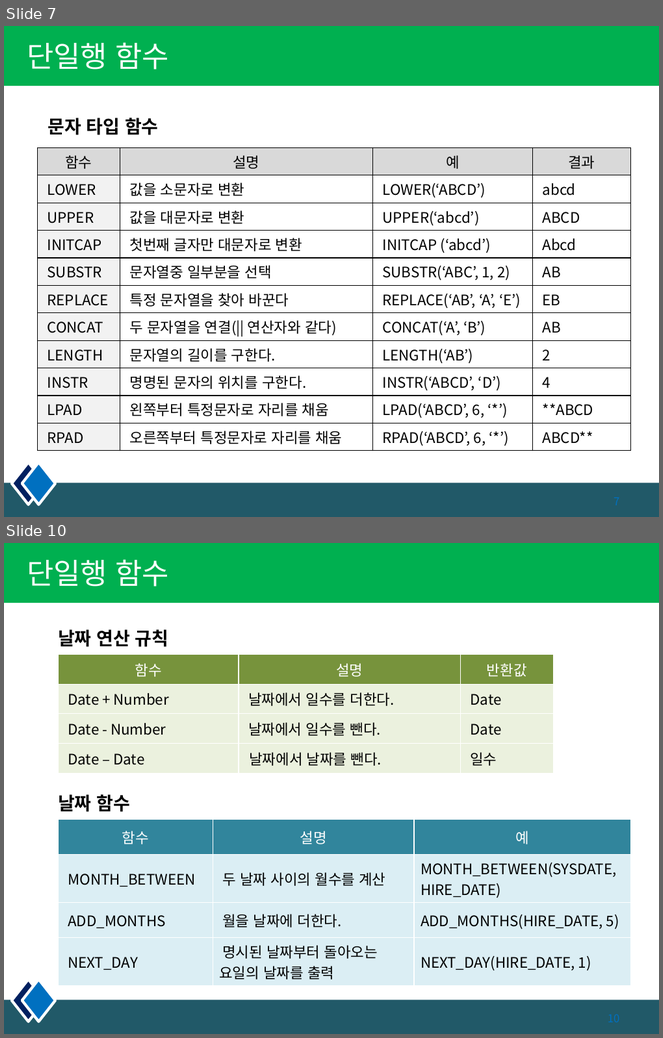
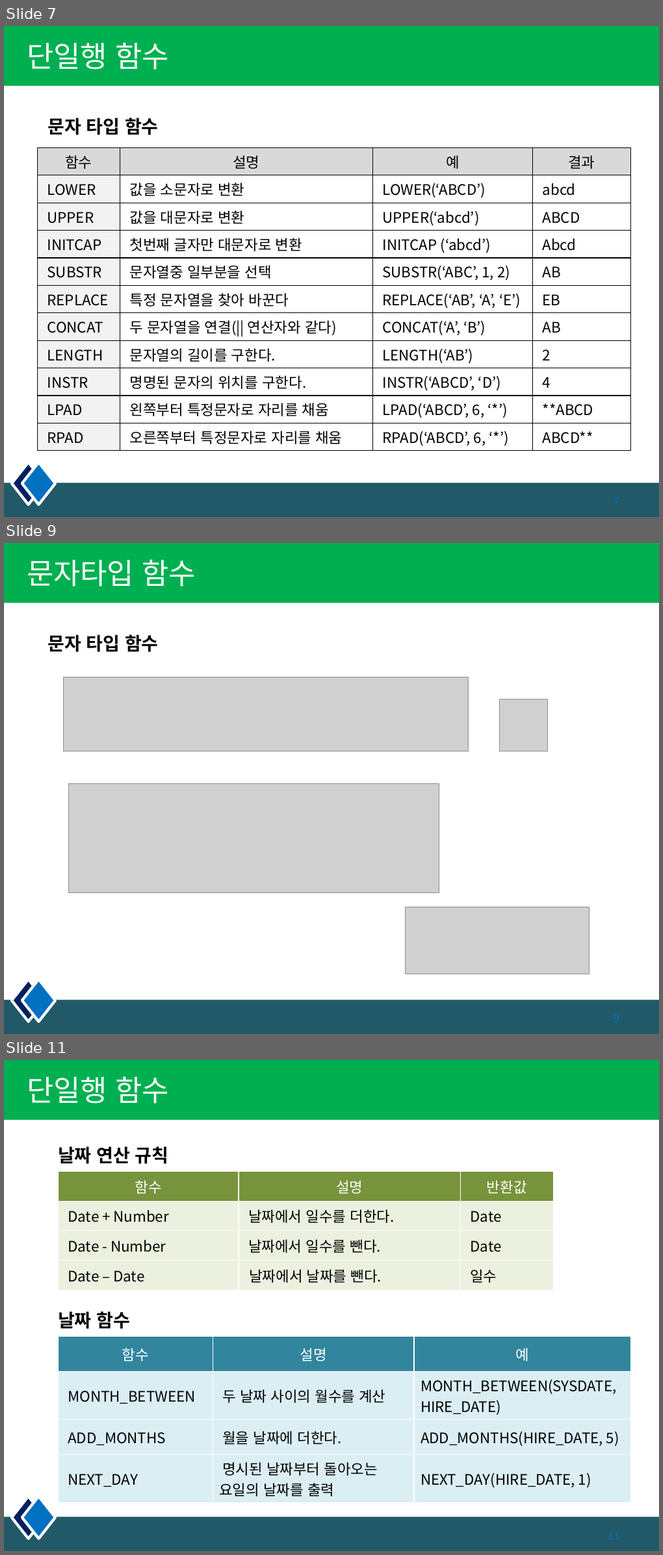
Before and after one commit to pshho/sqlWorks, a slide deck: 자료/sqld/DB_PPT/5장. 함수.pptx. Shown one above the other, each under a label of ours: slides 7 and 10 before the commit, slides 7, 9 and 11 after it; the slides between them are not shown. The pictures are 663x1038 and 663x1555 pixels, drawn with LibreOffice and Linux fonts; fonts in the diff are those of the drawing; grey boxes stand for pictures. Boxes give left, top, right and bottom in pixels: in the first picture for what was removed or moved away, otherwise in the second. Text is boxed around its words. In the diff, an @@ line names an element or a change of style, - is before the commit and + after.

```diff
--- a/자료/sqld/DB_PPT/5장. 함수.pptx
+++ b/자료/sqld/DB_PPT/5장. 함수.pptx
@@ slide 9 added at (4, 543, 659, 1034), background #FFFFFF; not listed: 4 template elements that a slide beside it also shows @@
@@ title added at (27, 559, 196, 587), 32 pt, text #FFFFFF @@
+문자타입 함수
@@ text added at (48, 635, 159, 652), 20 pt, text #000000, bold @@
+문자 타입 함수
@@ picture added at (64, 677, 469, 751) @@
@@ picture added at (499, 699, 547, 751) @@
@@ picture added at (68, 783, 439, 893) @@
@@ picture added at (406, 907, 590, 974) @@
@@ what was slide 10 is now slide 11 @@
```
Also in this commit, not shown: 7 slides changed, 2 other slides added, 1 slide removed, 7 other files.
